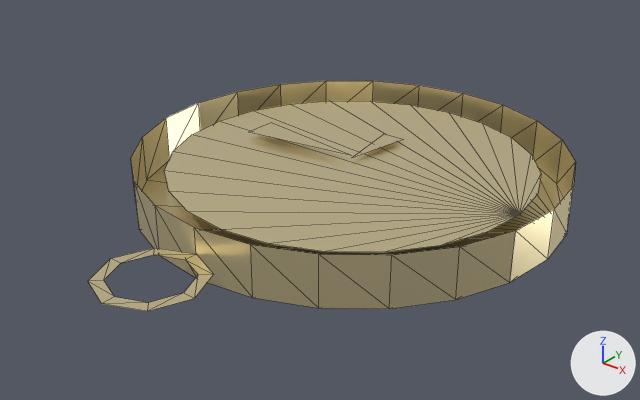
A saved change to the glTF model assets/models/broken_watch.glb.
Both versions are drawn from a 50 mm camera at (0.0786, -0.1065, 0.0629) aimed at (0.0014, -0.0099, 0.003). Every picture has the same lights, and +X, +Y and +Z are marked at lower right. The first picture is the older version. Mesh edges are drawn as thin lines. Vertices at exactly the same position are counted once.

Names of what the first picture shows: 'ClueModel'.
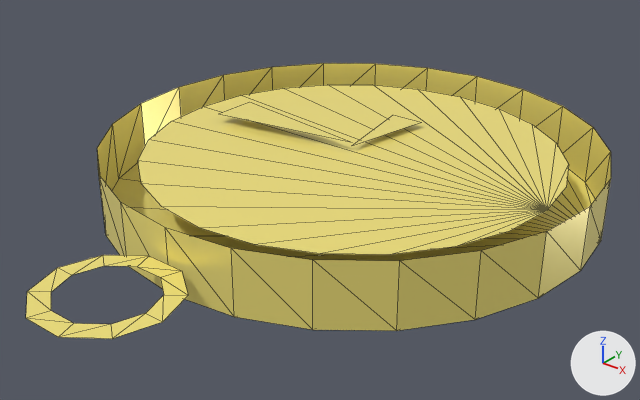
What differs and where, as boxes [x1, y1, x2, y2] in the pictures (640 x 400 px; the box of a moved part takes in the faces that stretch with it):
'ClueModel', reshaped (20% wider, 20% taller)
    before: [88, 81, 576, 311]
    after: [26, 63, 611, 339]
part 1 of me_mesh_0, moved or reshaped
    before: [131, 81, 576, 309]
    after: [97, 63, 611, 331]
part 2 of me_mesh_0, moved or reshaped
    before: [164, 101, 541, 252]
    after: [138, 85, 569, 255]
part 3 of me_mesh_0, added (yellow)
    after: [26, 255, 188, 339]
part 4 of me_mesh_0, deleted (beige)
    before: [88, 248, 213, 311]
part 5 of me_mesh_0, deleted
    before: [352, 134, 402, 158]
part 6 of me_mesh_0, deleted (beige)
    before: [248, 123, 352, 156]
part 7 of me_mesh_0, added (yellow)
    after: [219, 102, 421, 146]

The change in detail:
Material 'BrightGoldWatch' (mat_brightgoldwatch) is new.
Its base color is (0.98, 0.84, 0.22) (yellow #fdec81).
Its metallic is 0.2.
Its roughness is 0.3.
me_mesh_0 is used by ob_cluemodel; location (0.0, 0.0, 0.0).
Verts and faces of me_mesh_0; kept vertices keep their numbers, new ones are numbered from 94.
me_mesh_0 had 94 vertices, 110 faces and spanned x -0.035..0.035, y -0.051..0.035, z 0.0..0.008.
me_mesh_0 no longer uses material mat_antiquegoldwatch (beige #f1e2b3).
me_mesh_0 now has 98 vertices, 114 faces and spans x -0.04..0.04, y -0.0595..0.04, z 0.0..0.01.
me_mesh_0 part 1: the loose piece of 48 vertices spanning x -0.035..0.035, y -0.035..0.035, z 0.0..0.008 is scaled about the mesh origin by (1.14, 1.14, 1.25), in mat_brightgoldwatch (yellow #fdec81).
me_mesh_0 part 2: the loose piece of 24 vertices spanning x -0.03..0.03, y -0.03..0.03, z 0.0056 is scaled about its middle by (1.13, 1.13, 1), then moved by (0.0, 0.0, 0.0019), in mat_brightgoldwatch (yellow #fdec81).
me_mesh_0 part 3: a new loose piece of 20 vertices spanning x -0.01..0.01, y -0.0595..-0.0405, z 0.005, in mat_brightgoldwatch (yellow #fdec81).
me_mesh_0 part 4: the loose piece of 16 vertices spanning x -0.008..0.008, y -0.051..-0.035, z 0.004 is deleted.
me_mesh_0 part 5: the loose piece of 3 vertices spanning x -0.002..0.002, y 0.0..0.012, z 0.0064 is deleted.
me_mesh_0 part 6: the loose piece of 3 vertices spanning x -0.02..0.0, y -0.003..0.003, z 0.0068 is deleted.
Part 7, on me_mesh_0:
New vertex 94 is at (0.0, 0.0, 0.0085), pixel (351, 145).
New vertex 95 is at (-0.003, 0.016, 0.0085), pixel (393, 114).
New vertex 96 is at (0.003, 0.016, 0.0085), pixel (421, 122).
New vertex 97 is at (0.0, 0.0, 0.009), pixel (352, 142).
New vertex 98 is at (-0.026, 0.004, 0.009), pixel (249, 102).
New vertex 99 is at (-0.026, -0.004, 0.009), pixel (218, 114).
New faces: (94, 95, 96), (97, 98, 99).
me_mesh_0 gains material mat_brightgoldwatch (yellow #fdec81).
